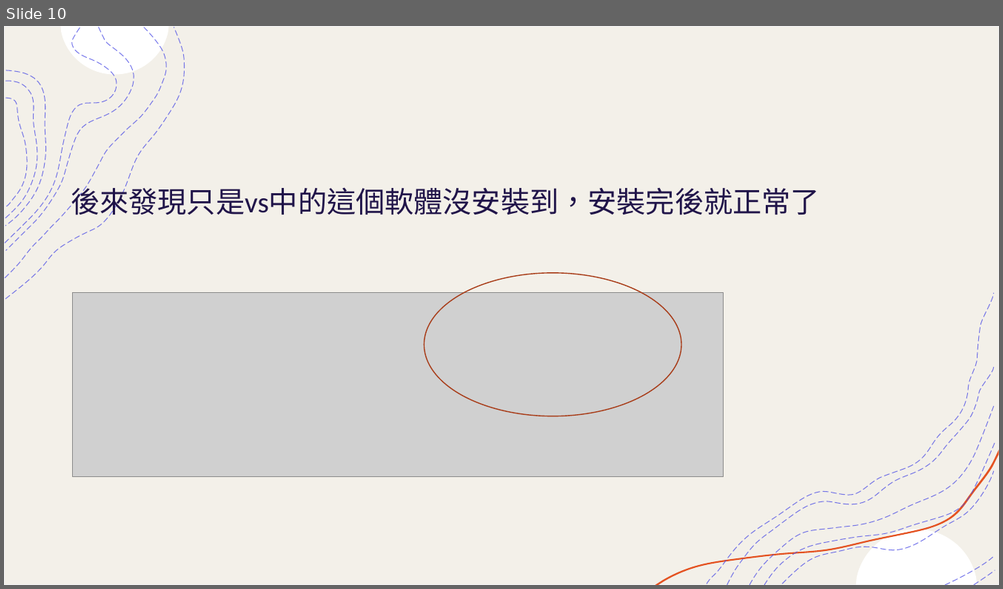
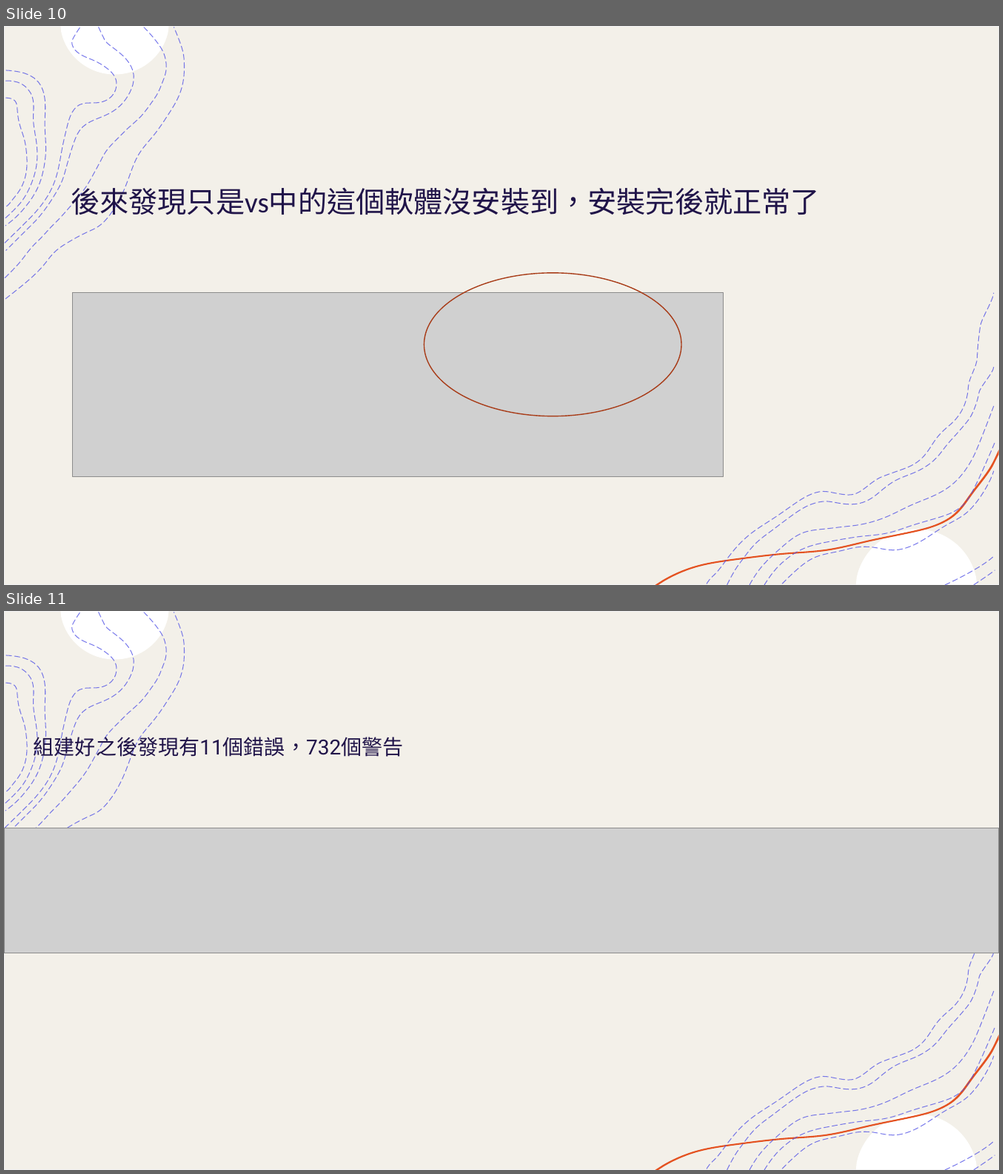
Before and after one commit to mizulun/seatpose-system, a slide deck: 下肢重訓姿勢矯正輔助系統十二周簡報.pptx. Shown one above the other, each under a label of ours: slide 10 before the commit, slides 10 and 11 after it. The pictures are 1003x589 and 1003x1174 pixels, drawn with LibreOffice and Linux fonts; fonts in the diff are those of the drawing; grey boxes stand for pictures. Boxes give left, top, right and bottom in pixels: in the first picture for what was removed or moved away, otherwise in the second. Text is boxed around its words. In the diff, an @@ line names an element or a change of style, - is before the commit and + after.

```diff
--- a/下肢重訓姿勢矯正輔助系統十二周簡報.pptx
+++ b/下肢重訓姿勢矯正輔助系統十二周簡報.pptx
@@ slide 11 added at (4,611,999,1170), background #FFFFFF; not listed: 18 template elements that a slide beside it also shows @@
@@ title added at (34,734,404,760), 20 pt, text #201449 @@
+組建好之後發現有11個錯誤，732個警告
@@ picture added at (4,828,999,954) @@
```
Also in this commit, not shown: 4 other slides added, 1 slide removed.
